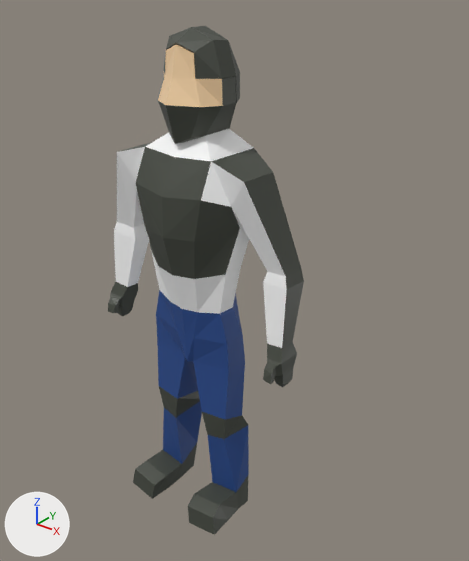
What one commit did to the Blender file Assets/Scenes/Guardians/Guardian.blend.
The view is the same before and after, from a camera (50 mm lens) standing at (11.66, -13.14, 12.33) and looking at (0.79, 0.44, 3.91). Lighting does not change. The marker at lower left points along +X, +Y and +Z.

The older version as bpy lines, for what is in view:
```python
me_cube_002 = bpy.data.meshes.new('Cube.002')
me_cube_002.from_pydata(...)  # 143 vertices, 120 faces; spans x -0.08..3.37, y -1.91..1.03, z -3.82..10.88
# faces by material slot: [3, 21, 19, 77]
me_cube_002.materials.append(mat_body_color)  # beige #ffdbac
me_cube_002.materials.append(mat_t_shirt)  # white #ffffff
me_cube_002.materials.append(mat_pants)  # blue #274b8d
me_cube_002.materials.append(mat_boots)  # dark grey #454940
ob_player = bpy.data.objects.new('Player', me_cube_002)
ob_player.location = (0.0, 0.0, 0.0)
_m = ob_player.modifiers.new('Mirror', 'MIRROR')
_m.use_clip = True
_m.merge_threshold = 0.23
_m = ob_player.modifiers.new('Solidify', 'SOLIDIFY')
_m.thickness = -0.07
_m.nonmanifold_thickness_mode = 'FIXED'
_m.nonmanifold_merge_threshold = 0.0003
```
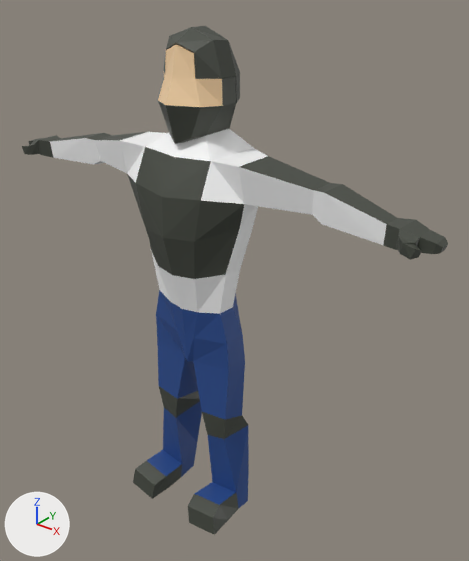
What differs and where, as boxes [x1, y1, x2, y2] in the pictures (469 x 561 px; the box of a moved part takes in the faces that stretch with it):
'Player', reshaped, recoloured (grey to blue, 117% wider)
    before: [108, 26, 304, 535]
    after: [22, 26, 448, 535]
part 1 of me_cube_002, moved or reshaped
    before: [108, 143, 304, 387]
    after: [22, 132, 448, 260]
part 2 of me_cube_002, recoloured
    both: [147, 443, 249, 508]

What changed in the scene script:
```text
Change me_cube_002:
    used by ob_player; location = (0.0, 0.0, 0.0)
    remove me_cube_002.from_pydata(...)  # 143 vertices, 120 faces; spans x -0.08..3.37, y -1.91..1.03, z -3.82..10.88
    add me_cube_002.from_pydata(...)  # 143 vertices, 120 faces; spans x -0.08..7.15, y -1.91..1.03, z -3.82..10.88
    me_cube_002 part 1: 44 of 143 vertices moved; they spanned x 1.63..3.37, y -1.05..0.21, z 1.8..7.54 and now span x 2.06..7.15, y -1.05..0.21, z 6.74..7.91; mean shift (2.73, 0.0, 3.81); largest move (3.3, -0.32, 1.8) -> (7.15, -0.32, 6.98)
    me_cube_002 part 2: all 4 faces centred in x 0.82..1.66, y -0.98..0.06, z -3.42..-3.15 switch from mat_boots (dark grey #454940) to mat_pants (blue #274b8d)
```
